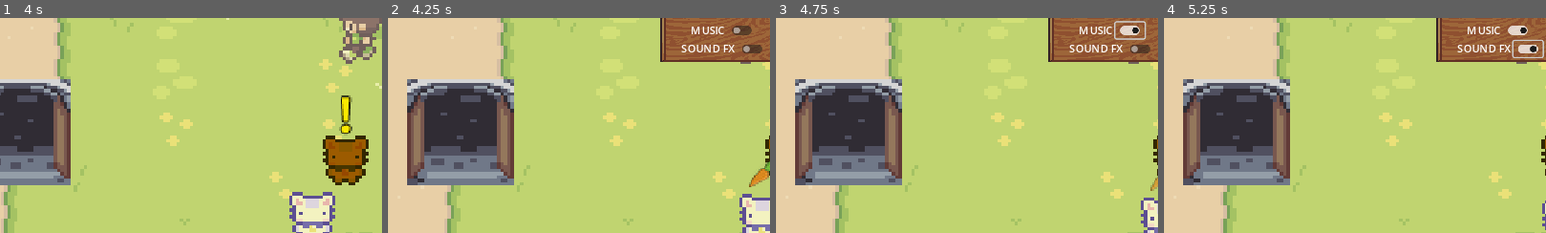
Above: before the commit, frames 1-4 (left to right).
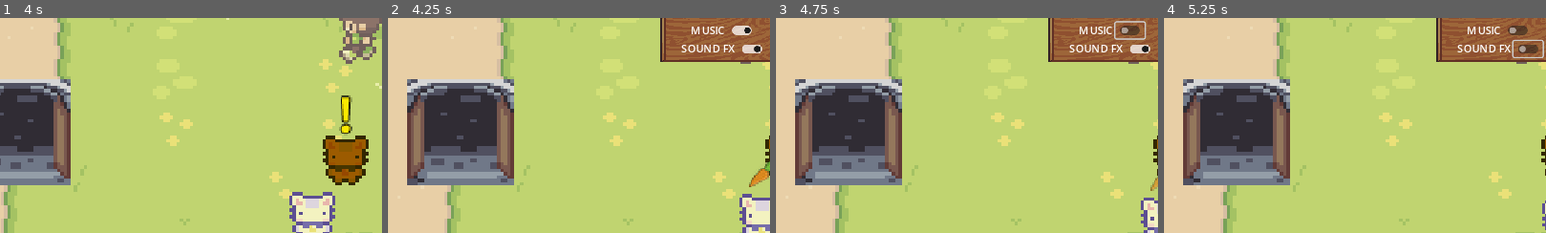
Above: after the commit, the same moments.

Repository: LukeRichardGoddard/GameJam2025
Game: Godot game, scene res://Scenes/GameScene/game_scene.tscn
Two runs of this game, one before a commit and one after it. Both use one fixed random seed, a clock stepped at 60 frames per second and the inputs below. Sound files missing from this copy of the repository are replaced by a short silence.
Inputs (mouse positions are % of the whole screen's width and height, from its top left):
- Up to frame 1 (4 s): tap Enter at 0.5 s; hold D (move_right) 0.53-1.28 s; tap Space (interact) at 0.6, 1.25, 1.35, 2.1, 2.85, 3.6 s; hold S (move_down) 1.28-2.03 s; hold D (move_right) 2.03-2.78 s; hold W (move_up) 2.78-3.53 s; hold A (move_left) from 3.53 s (still down)
- Up to frame 2 (4.25 s): keep holding A (move_left); tap Escape (menu) at 4.15 s
- Up to frame 3 (4.75 s): release A (move_left) at 4.25 s; click (52, 50) at 4.25 s
- Up to frame 4 (5.25 s): click (54, 54) at 5 s
The pictures show only the part of the screen within x 6-56%, y 47-97%; the shares and areas given below are measured in that part.

Frame 1 is identical in both runs. In frame 2, 0.4% of the frame differs, in the area x 90-98%, y 3-17%; in frame 3, 0.4%; in frame 4, 0.4%.

Commit message:
add sound fx and sound toggles

Diff:
--- a/Scenes/BrownBunny/brown_bunny.gd
+++ b/Scenes/BrownBunny/brown_bunny.gd
@@ -13,6 +13,8 @@
 		$Exclamation.visible = true
 
 	if Input.is_action_just_pressed("interact") and can_interact:
+		if SceneManager.sound_on:
+			$Sounds/NextDialog.play()
 		if SceneManager.bunny_count == 0:
 			dialog_lines = ["Thanks for feeding the\nbunnies!"]
 
--- a/Scenes/BrownBunny/brown_bunny.tscn
+++ b/Scenes/BrownBunny/brown_bunny.tscn
@@ -1,9 +1,10 @@
-[gd_scene load_steps=32 format=3 uid="uid://blrc0ums1i8na"]
+[gd_scene load_steps=33 format=3 uid="uid://blrc0ums1i8na"]
 
 [ext_resource type="Script" path="res://Scenes/BrownBunny/brown_bunny.gd" id="1_iipio"]
 [ext_resource type="Texture2D" uid="uid://dcbge5mp835gc" path="res://Cup Nooble - Asset Pack/sprite sheets/Brown_Teemo.png" id="2_vyhot"]
 [ext_resource type="Texture2D" uid="uid://dh6ipt6ruhqe4" path="res://Graphics/ArcaneEchidna/Exclamation.png" id="3_aox8h"]
 [ext_resource type="Texture2D" uid="uid://dj6u73txcejgo" path="res://Graphics/CharlesGabriel/dialog_box_alpha.png" id="3_e4687"]
+[ext_resource type="AudioStream" uid="uid://bgrmaueql0j2c" path="res://Sounds/NenadSimic/Menu Selection Click.wav" id="5_ldhjt"]
 
 [sub_resource type="CapsuleShape2D" id="CapsuleShape2D_txv1u"]
 radius = 7.0
@@ -289,3 +290,8 @@
 text = "Can you feed carrots to all of the bunnies?"
 label_settings = SubResource("LabelSettings_fepku")
 autowrap_mode = 3
+
+[node name="Sounds" type="Node" parent="."]
+
+[node name="NextDialog" type="AudioStreamPlayer" parent="Sounds"]
+stream = ExtResource("5_ldhjt")
--- a/Scenes/Bunny/bunny.gd
+++ b/Scenes/Bunny/bunny.gd
@@ -46,12 +46,14 @@
 				unpause_dialog()
 			else:
 				feed_bunny()
-				$CanvasLayer/DialogLabel.text = "Thanks for the carrot!"
-				pause_for_dialog()
+				#$CanvasLayer/DialogLabel.text = "Thanks for the carrot!"
+				#pause_for_dialog()
 		elif not has_been_fed:
 			if $CanvasLayer.visible:
 				unpause_dialog()
 			else:
+				if SceneManager.sound_on:
+					$Sounds/NextDialog.play()
 				$CanvasLayer/DialogLabel.text = "Can you please find a carrot\nfor me?"
 				pause_for_dialog()
 
@@ -65,13 +67,15 @@
 	get_tree().paused = false
 
 func feed_bunny():
+	if SceneManager.sound_on:
+		$Sounds/EatCarrot.play()
 	SceneManager.carrot_count -= 1
 	SceneManager.bunny_count -= 1
 	$NeedsCarrot.visible = false
 	carrot_tween.stop()
 
 	var bunny_tween = create_tween()
-	bunny_tween.tween_property($AnimatedSprite2D, "modulate:a", 0, 3)
+	bunny_tween.tween_property($AnimatedSprite2D, "modulate:a", 0, 2)
 	$RemoveTimer.start()
 	has_been_fed = true
 	if SceneManager.bunny_count == 0:
--- a/Scenes/Bunny/bunny.tscn
+++ b/Scenes/Bunny/bunny.tscn
@@ -1,9 +1,11 @@
-[gd_scene load_steps=32 format=3 uid="uid://bca87ptrvwtps"]
+[gd_scene load_steps=34 format=3 uid="uid://bca87ptrvwtps"]
 
 [ext_resource type="Texture2D" uid="uid://dbbv46t2cqpwr" path="res://Cup Nooble - Asset Pack/sprite sheets/Teemo_spritesheet_by-cupnooble.png" id="1_iyeeg"]
 [ext_resource type="Script" path="res://Scenes/Bunny/bunny.gd" id="1_j457d"]
 [ext_resource type="Texture2D" uid="uid://dj6u73txcejgo" path="res://Graphics/CharlesGabriel/dialog_box_alpha.png" id="3_7fir5"]
 [ext_resource type="Texture2D" uid="uid://hwoys4n4uj7u" path="res://Graphics/magdum/carrot_upright_16.png" id="3_32mm5"]
+[ext_resource type="AudioStream" uid="uid://bgrmaueql0j2c" path="res://Sounds/NenadSimic/Menu Selection Click.wav" id="5_ujqel"]
+[ext_resource type="AudioStream" uid="uid://b02xlwshkngbj" path="res://Sounds/AntumDeluge/bite.mp3" id="6_qw0in"]
 
 [sub_resource type="CapsuleShape2D" id="CapsuleShape2D_txv1u"]
 radius = 7.0
@@ -302,6 +304,14 @@
 [node name="RemoveTimer" type="Timer" parent="."]
 wait_time = 5.0
 
+[node name="Sounds" type="Node" parent="."]
+
+[node name="NextDialog" type="AudioStreamPlayer" parent="Sounds"]
+stream = ExtResource("5_ujqel")
+
+[node name="EatCarrot" type="AudioStreamPlayer" parent="Sounds"]
+stream = ExtResource("6_qw0in")
+
 [connection signal="body_entered" from="BunnyCollider" to="." method="_on_bunny_collider_body_entered"]
 [connection signal="timeout" from="MoveTimer" to="." method="_on_timer_timeout"]
 [connection signal="timeout" from="RemoveTimer" to="." method="_on_remove_timer_timeout"]
--- a/Scenes/Chest/chest.gd
+++ b/Scenes/Chest/chest.gd
@@ -23,6 +23,8 @@
 			get_tree().paused = false
 
 func open_chest():
+	if SceneManager.sound_on:
+		$Sounds/OpenChest.play()
 	randomize()
 	var carrots_found = randi() % 4 + 1
 	SceneManager.carrot_count += carrots_found
--- a/Scenes/Chest/chest.tscn
+++ b/Scenes/Chest/chest.tscn
@@ -1,9 +1,10 @@
-[gd_scene load_steps=10 format=3 uid="uid://dyk2prp2cj4ie"]
+[gd_scene load_steps=11 format=3 uid="uid://dyk2prp2cj4ie"]
 
 [ext_resource type="Texture2D" uid="uid://dym517fqjcy3x" path="res://Cup Nooble - Asset Pack/objects/Chest.png" id="1_0fylm"]
 [ext_resource type="Script" path="res://Scenes/Chest/chest.gd" id="1_8u4wl"]
 [ext_resource type="Texture2D" uid="uid://bbbowwfhf25br" path="res://Graphics/submission_daneeklu/tilesets/plants.png" id="3_bln81"]
 [ext_resource type="Texture2D" uid="uid://dj6u73txcejgo" path="res://Graphics/CharlesGabriel/dialog_box_alpha.png" id="4_3fdbn"]
+[ext_resource type="AudioStream" uid="uid://d2jjbuu32i5x8" path="res://Sounds/Brandon Morris/completetask_0.mp3" id="5_7cfbc"]
 
 [sub_resource type="AtlasTexture" id="AtlasTexture_skxgh"]
 atlas = ExtResource("1_0fylm")
@@ -84,4 +85,9 @@
 text = "You found 3 carrots!"
 label_settings = SubResource("LabelSettings_ghpyx")
 
+[node name="Sounds" type="Node" parent="."]
+
+[node name="OpenChest" type="AudioStreamPlayer" parent="Sounds"]
+stream = ExtResource("5_7cfbc")
+
 [connection signal="timeout" from="Timer" to="." method="_on_timer_timeout"]
--- a/Scenes/GameScene/game_scene.gd
+++ b/Scenes/GameScene/game_scene.gd
@@ -67,5 +67,7 @@
 
 func _on_new_bunny_timer_timeout() -> void:
 	if SceneManager.bunny_count < 20 and SceneManager.bunny_count > 2:
+		if SceneManager.sound_on:
+			$Sounds/BunnyEnter.play()
 		new_bunny()
 		$NewBunnyTimer.wait_time = randf() * 10
--- a/Scenes/GameScene/game_scene.tscn
+++ b/Scenes/GameScene/game_scene.tscn
@@ -9,6 +9,7 @@
 [ext_resource type="PackedScene" uid="uid://b8x8isbxo6ivd" path="res://Scenes/SceneEntrances/scene_entrance.tscn" id="6_lhg8j"]
 [ext_resource type="PackedScene" uid="uid://csk3oad27l7i3" path="res://Scenes/Plot/plot.tscn" id="8_6vm00"]
 [ext_resource type="PackedScene" uid="uid://cfxd74vxxs38c" path="res://Scenes/UserInterface/user_interface.tscn" id="9_jyfh7"]
+[ext_resource type="AudioStream" uid="uid://balg1ju8q2nuw" path="res://Sounds/EZduzziteh/pop7.wav" id="10_qosto"]
 
 [sub_resource type="TileSetAtlasSource" id="TileSetAtlasSource_dmxmd"]
 resource_name = "Dirt"
@@ -1010,4 +1011,9 @@
 [node name="UserInterface" parent="CanvasLayer" instance=ExtResource("9_jyfh7")]
 visible = false
 
+[node name="Sounds" type="Node" parent="."]
+
+[node name="BunnyEnter" type="AudioStreamPlayer" parent="Sounds"]
+stream = ExtResource("10_qosto")
+
 [connection signal="timeout" from="NewBunnyTimer" to="." method="_on_new_bunny_timer_timeout"]
--- a/Scenes/Plot/plot.gd
+++ b/Scenes/Plot/plot.gd
@@ -15,6 +15,8 @@
 			get_carrot()
 
 func get_carrot():
+	if SceneManager.sound_on:
+		$Sounds/GetCarrot.play()
 	SceneManager.carrot_count += 1
 	carrot_ready = false
 	$AnimatedSprite2D.play("empty")
--- a/Scenes/Plot/plot.tscn
+++ b/Scenes/Plot/plot.tscn
@@ -1,8 +1,9 @@
-[gd_scene load_steps=8 format=3 uid="uid://csk3oad27l7i3"]
+[gd_scene load_steps=9 format=3 uid="uid://csk3oad27l7i3"]
 
 [ext_resource type="Script" path="res://Scenes/Plot/plot.gd" id="1_qmckd"]
 [ext_resource type="Texture2D" uid="uid://phlt5w82d6ml" path="res://Graphics/sufan02/pa2.png" id="1_wh22b"]
 [ext_resource type="Texture2D" uid="uid://hwoys4n4uj7u" path="res://Graphics/magdum/carrot_upright_16.png" id="3_fhf8t"]
+[ext_resource type="AudioStream" uid="uid://bgpe8j1jkfx8d" path="res://Sounds/EZduzziteh/pop4.wav" id="4_7g3l5"]
 
 [sub_resource type="RectangleShape2D" id="RectangleShape2D_66q1n"]
 size = Vector2(10, 11)
@@ -59,5 +60,10 @@
 [node name="ShortTimer" type="Timer" parent="."]
 wait_time = 0.5
 
+[node name="Sounds" type="Node" parent="."]
+
+[node name="GetCarrot" type="AudioStreamPlayer" parent="Sounds"]
+stream = ExtResource("4_7g3l5")
+
 [connection signal="timeout" from="GrowTimer" to="." method="_on_grow_timer_timeout"]
 [connection signal="timeout" from="ShortTimer" to="." method="_on_short_timer_timeout"]
--- a/Scenes/UserInterface/user_interface.gd
+++ b/Scenes/UserInterface/user_interface.gd
@@ -4,15 +4,35 @@
 
 func _unhandled_input(event: InputEvent) -> void:
 	if Input.is_action_just_pressed("menu"):
+		if SceneManager.sound_on:
+			$Sounds/Menu.play()
 		if user_interface.visible:
 			user_interface.close_menu()
 		else:
 			user_interface.open_menu()
 
 func open_menu():
+	%SoundFXButton.button_pressed = SceneManager.sound_on
+	%MusicButton.button_pressed = SceneManager.music_on
 	user_interface.visible = true
 	get_tree().paused = true
 
 func close_menu():
 	user_interface.visible = false
 	get_tree().paused = false
+
+
+func _on_sound_fx_button_pressed() -> void:
+	if SceneManager.sound_on:
+		SceneManager.sound_on = false
+	else:
+		SceneManager.sound_on = true
+
+
+func _on_music_button_pressed() -> void:
+	if SceneManager.music_on:
+		SceneManager.music_on = false
+		SceneManager.outdoor_music.stop()
+	else:
+		SceneManager.music_on = true
+		SceneManager.outdoor_music.play()
--- a/Scenes/UserInterface/user_interface.tscn
+++ b/Scenes/UserInterface/user_interface.tscn
@@ -1,7 +1,8 @@
-[gd_scene load_steps=5 format=3 uid="uid://cfxd74vxxs38c"]
+[gd_scene load_steps=6 format=3 uid="uid://cfxd74vxxs38c"]
 
 [ext_resource type="Script" path="res://Scenes/UserInterface/user_interface.gd" id="1_4op5u"]
 [ext_resource type="Texture2D" uid="uid://dexwvlyecmxt" path="res://Graphics/submission_daneeklu/ui/scrollsandblocks.png" id="1_oebis"]
+[ext_resource type="AudioStream" uid="uid://bgrmaueql0j2c" path="res://Sounds/NenadSimic/Menu Selection Click.wav" id="3_aeqdy"]
 
 [sub_resource type="AtlasTexture" id="AtlasTexture_3ad5r"]
 atlas = ExtResource("1_oebis")
@@ -78,6 +79,7 @@
 text = "MUSIC"
 
 [node name="MusicButton" type="CheckButton" parent="MarginContainer/Panel/VBoxContainer/MusicBox"]
+unique_name_in_owner = true
 layout_mode = 2
 
 [node name="SoundFXBox" type="HBoxContainer" parent="MarginContainer/Panel/VBoxContainer"]
@@ -89,4 +91,13 @@
 text = "SOUND FX"
 
 [node name="SoundFXButton" type="CheckButton" parent="MarginContainer/Panel/VBoxContainer/SoundFXBox"]
+unique_name_in_owner = true
 layout_mode = 2
+
+[node name="Sounds" type="Node" parent="."]
+
+[node name="Menu" type="AudioStreamPlayer" parent="Sounds"]
+stream = ExtResource("3_aeqdy")
+
+[connection signal="pressed" from="MarginContainer/Panel/VBoxContainer/MusicBox/MusicButton" to="." method="_on_music_button_pressed"]
+[connection signal="pressed" from="MarginContainer/Panel/VBoxContainer/SoundFXBox/SoundFXButton" to="." method="_on_sound_fx_button_pressed"]
Not shown: 1 places in Scenes/GameScene/game_scene.tscn that only renumber resources
Not shown, added: Sounds/AntumDeluge/bite.mp3.import
Not shown, changed: Sounds/Brandon Morris/completetask_0.mp3.import
Not shown, added: Sounds/AntumDeluge/bite.mp3
